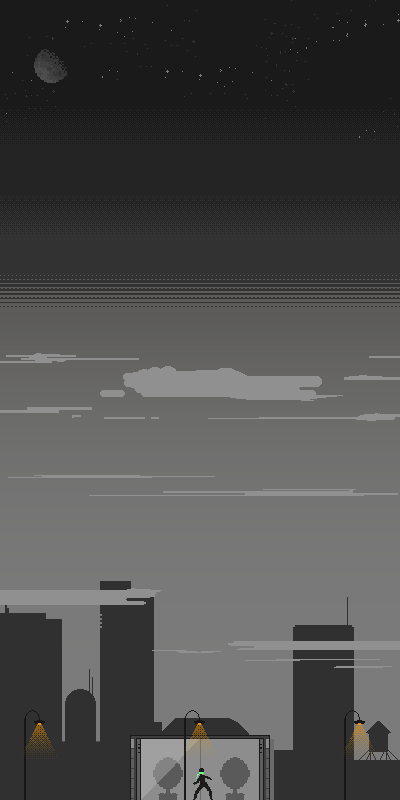
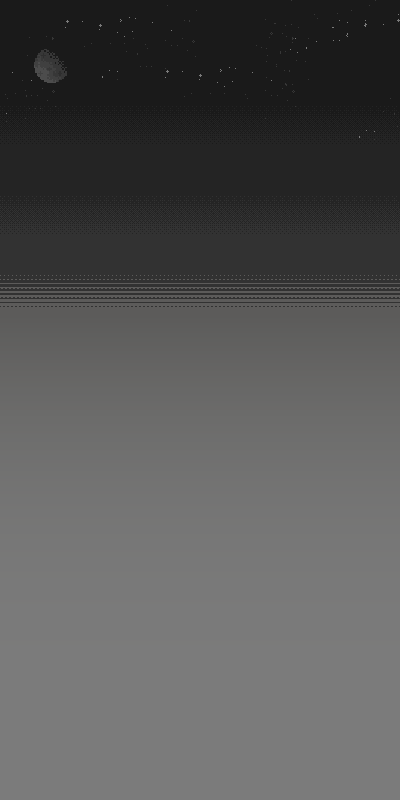
Revision of a layered 400 x 800 image; what changed, layer by layer:
hid group "Layer5 (Laternen)" (12 layers) over [left=18, top=710, right=381, bottom=800]
renamed "Ebene 42" to "ectivist", hid it over [left=193, top=768, right=213, bottom=800]
hid group "pforte" (5 layers) over [left=130, top=735, right=270, bottom=800]
hid group "Haus (Hinten)" (4 layers) over [left=29, top=353, right=361, bottom=800]
hid group "Layer (Wolken)" (6 layers) over [left=0, top=353, right=400, bottom=727]
hid group "häuser" (8 layers), moved it above "Layer (Berge)" over [left=0, top=581, right=400, bottom=800]
